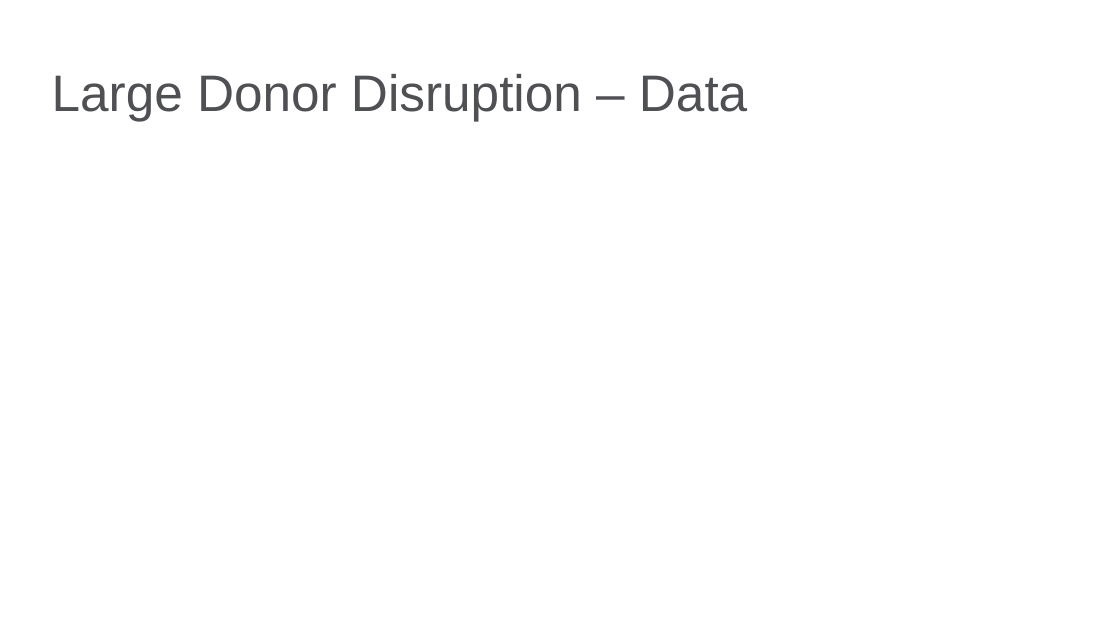
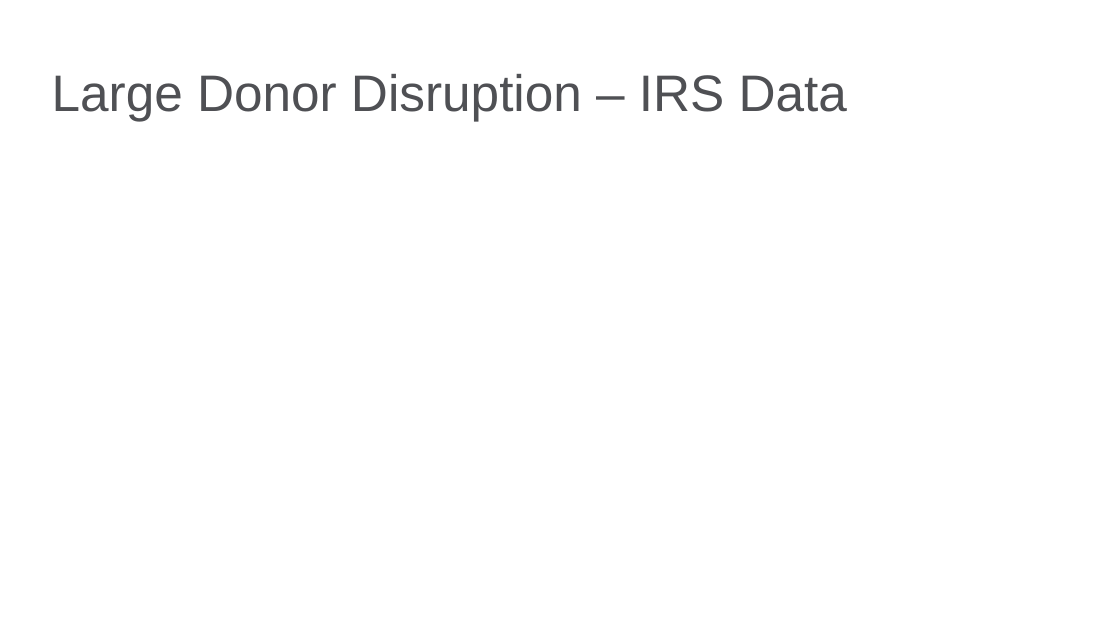
Before and after one commit to bgstieber/APRA-PD-DAS-2019, a slide deck: slide 6 of Generating Insights from Clustering Large Donors - BStieber APRA DAS19.pptx. Drawn at 1120x630 pixels with LibreOffice and Linux fonts; fonts in the diff are those of the drawing; background and template pictures are left out. Boxes give left, top, right and bottom in pixels: in the first picture for what was removed or moved away, otherwise in the second. Text is boxed around its words. In the diff, an @@ line names an element or a change of style, - is before the commit and + after.

```diff
--- a/Generating Insights from Clustering Large Donors - BStieber APRA DAS19.pptx
+++ b/Generating Insights from Clustering Large Donors - BStieber APRA DAS19.pptx
@@ title at [52, 74, 847, 121]: text changed @@
-Large Donor Disruption – Data
+Large Donor Disruption – IRS Data
```
Also in this commit, not shown: 8 other slides changed, 1 slide added, 1 other file.
